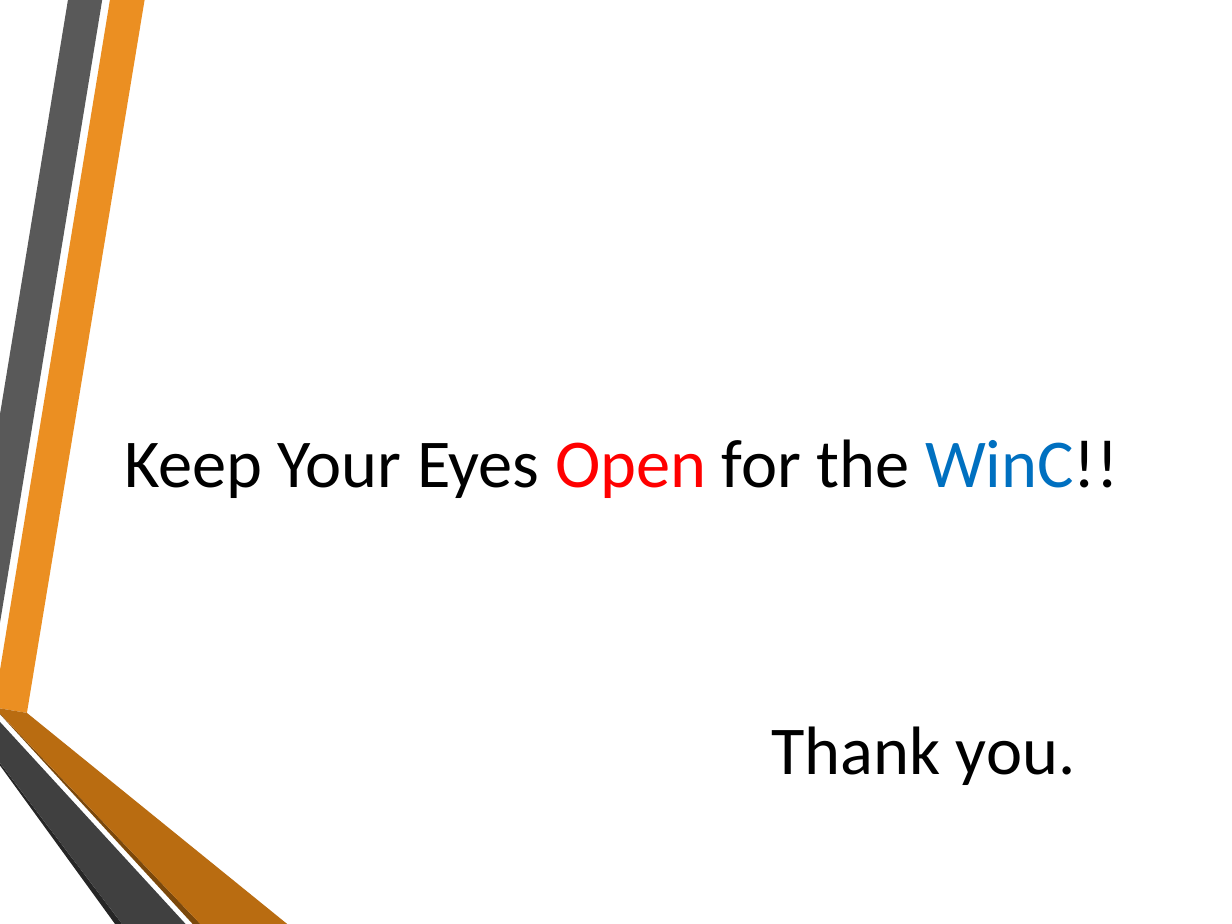
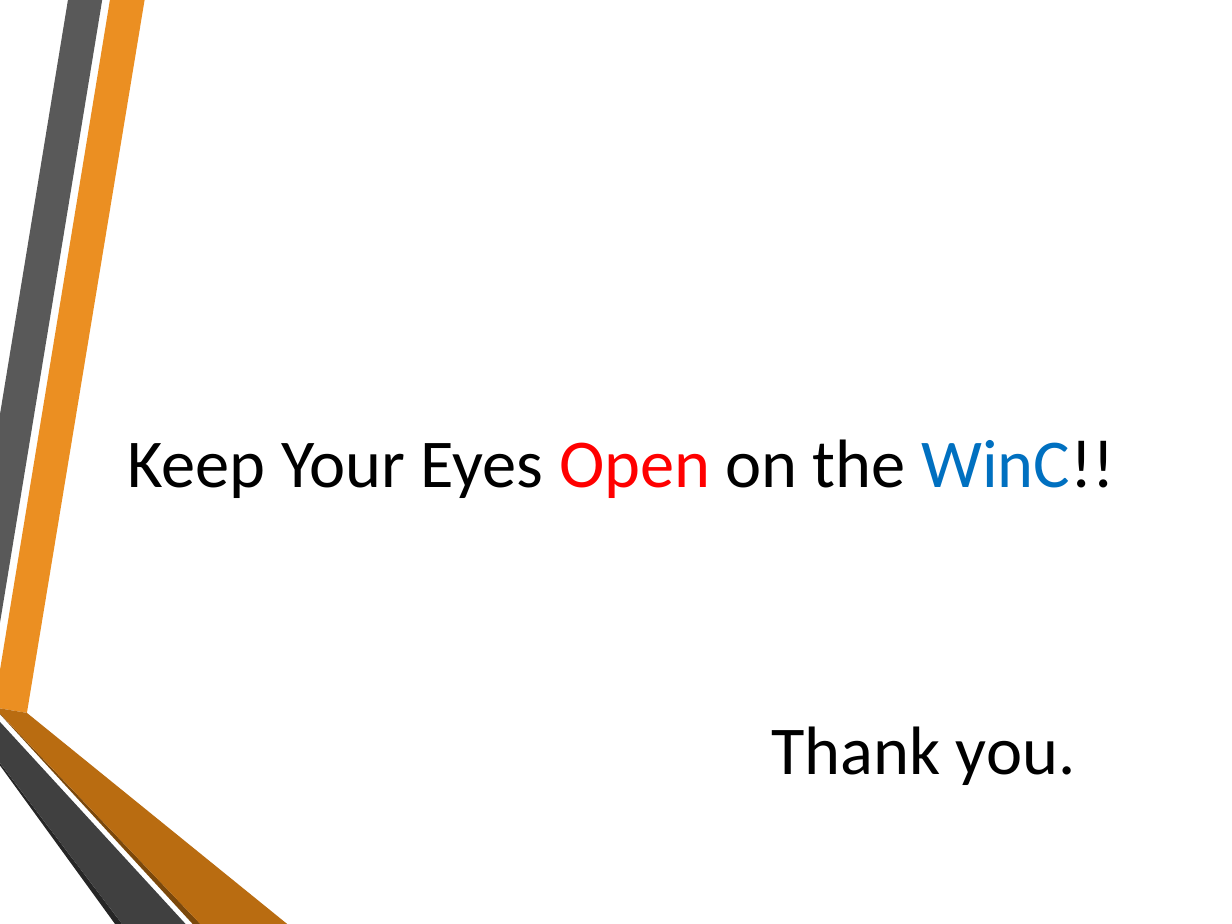
Before and after one commit to onishy/Oshiriai, a slide deck: slide 7 of Presentation/winkie（仮称）.pptx. Drawn at 1232x924 pixels with LibreOffice and Linux fonts; fonts in the diff are those of the drawing; background and template pictures are left out. Boxes give left, top, right and bottom in pixels: in the first picture for what was removed or moved away, otherwise in the second. Text is boxed around its words. In the diff, an @@ line names an element or a change of style, - is before the commit and + after.

```diff
--- a/Presentation/winkie（仮称）.pptx
+++ b/Presentation/winkie（仮称）.pptx
@@ title at <box>128,439,1114,498</box>: text changed @@
-Keep Your Eyes Open for the WinC!!
+Keep Your Eyes Open on the WinC!!
```
Also in this commit, not shown: 1 other slide changed, 2 other files.
